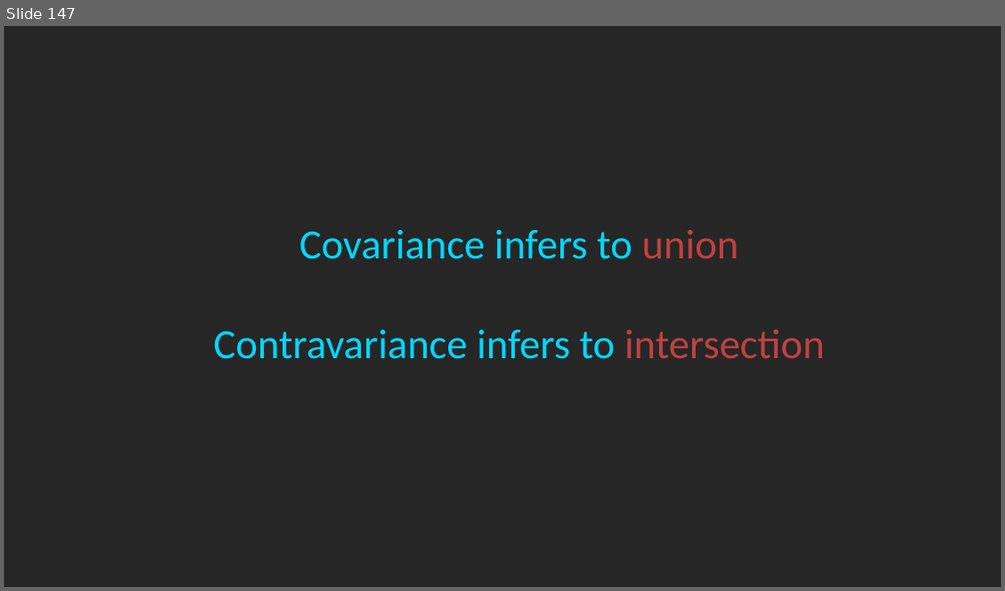
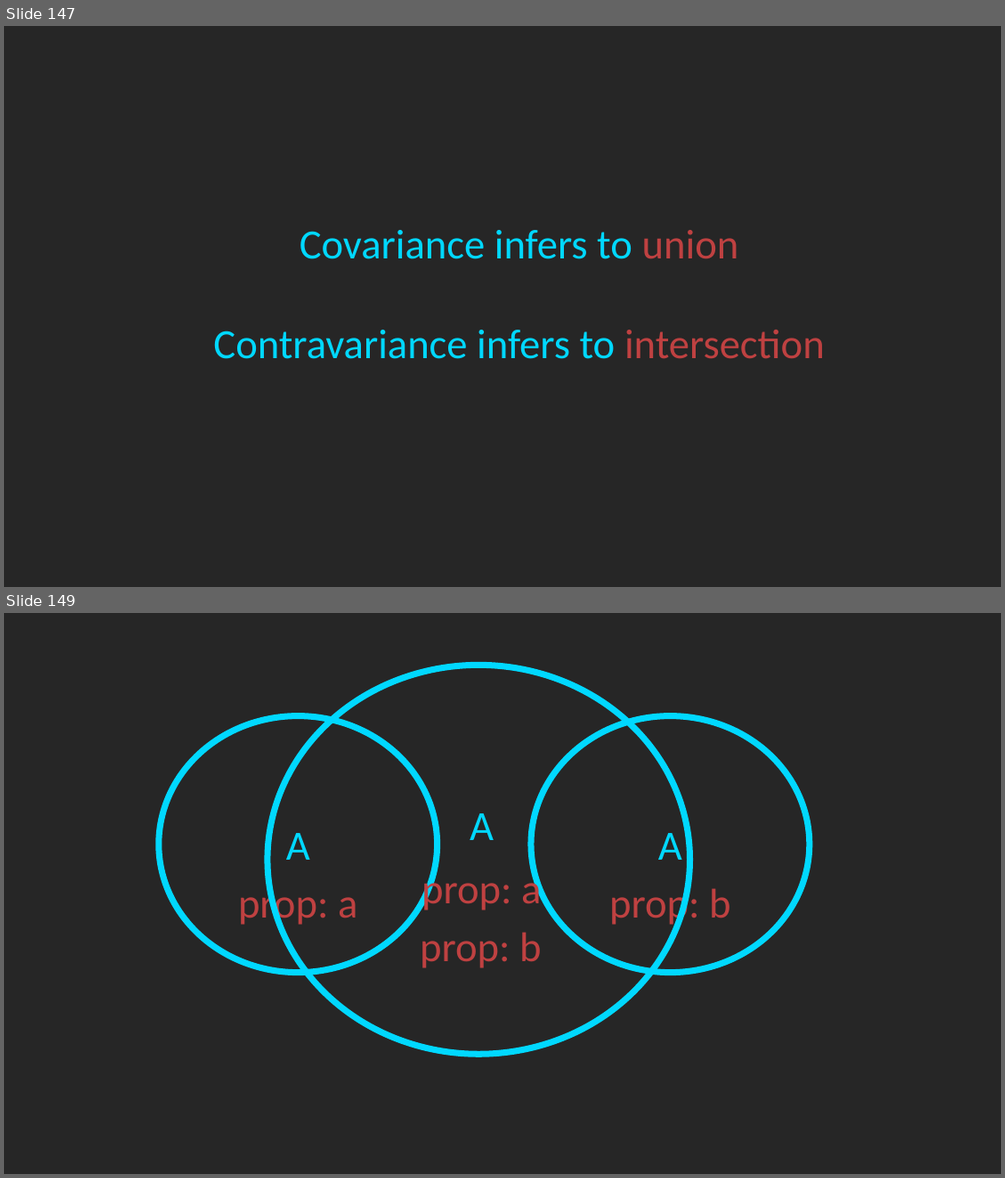
Before and after one commit to rkhaimov/ts-course, a slide deck: Course.pptx. Shown one above the other, each under a label of ours: slide 147 before the commit, slides 147 and 149 after it; the slides between them are not shown. The pictures are 1005x591 and 1005x1178 pixels, drawn with LibreOffice and Linux fonts; fonts in the diff are those of the drawing. Boxes give left, top, right and bottom in pixels: in the first picture for what was removed or moved away, otherwise in the second. Text is boxed around its words. In the diff, an @@ line names an element or a change of style, - is before the commit and + after.

```diff
--- a/Course.pptx
+++ b/Course.pptx
@@ slide 149 added at [4, 613, 1001, 1174], background #262626 @@
@@ ellipse added at [267, 666, 689, 1054], outline #00D8FF 6 pt @@
@@ ellipse added at [159, 716, 437, 973], outline #00D8FF 6 pt @@
@@ ellipse added at [531, 716, 809, 973], outline #00D8FF 6 pt @@
@@ text added at [469, 813, 494, 840], 40 pt, text #00D8FF @@
+A
@@ text added at [286, 833, 310, 860], 40 pt, text #00D8FF @@
+A
@@ text added at [658, 833, 682, 860], 40 pt, text #00D8FF @@
+A
@@ text added at [421, 868, 541, 910], 40 pt, text #BF4141 @@
+prop: a
@@ text added at [238, 883, 357, 928], 40 pt, text #BF4141 @@
+prop: a
@@ text added at [609, 883, 730, 928], 40 pt, text #BF4141 @@
+prop: b
@@ text added at [420, 932, 541, 968], 40 pt, text #BF4141 @@
+prop: b
```
Also in this commit, not shown: 8 other slides added.
